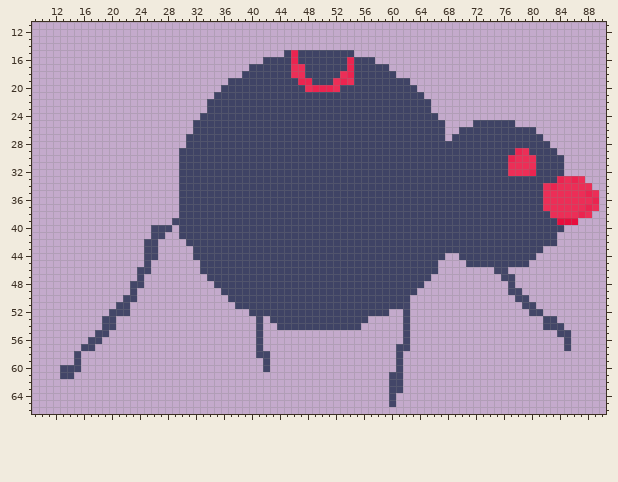
Sprite sheet, stored at Spider.gmx/sprites/images/sprPlayer_9.png. The first picture shows the starting point.
The file is 96x77 pixels. Pixels under 10% opacity are left out. Colours within 5 levels of each other are drawn and written as one. Shown: x 9..90, y 11..66.
New version:
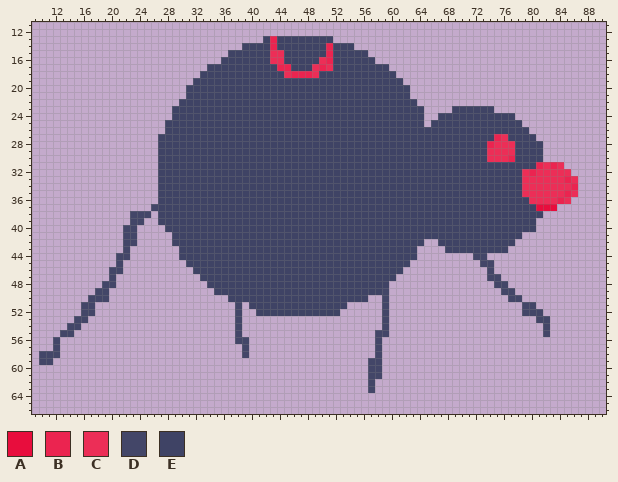
Palette (. is transparent): A #e80d3d  B #eb2450  C #ec2e57  D #3f4365f7  E #3f4365
The edit:
Changed rows in their new state; - is an unchanged pixel.
first column x 10:
13 --------------------------------EBEEEEEEEE--------------------------------------
14 -----------------------------EEEEBEEEEEEEBEEE-----------------------------------
15 ---------------------------EEEEEECC-E----B---EE---------------------------------
16 --------------------------EEEEEE-CC-E---CB--E-----------------------------------
17 ------------------------EEEEEE----BBEE-CBC--E-----------------------------------
18 -----------------------EEEEEE------CBBBC---EE-----------------------------------
19 ----------------------EEEEE----------EE---EEE-------.---------------------------
20 ---------------------EEEEE------------EEEEE----------.--------------------------
21 ---------------------EEEE----------------------------..-------------------------
22 --------------------EEEE------------------------------..------------------------
23 -------------------EEEEE-------------------------------.---EEEEEE---------------
24 -------------------EEEE--------------------------------..EEEEEEEEEEE------------
25 ------------------EEEE---------------------------------.--EEEE------E-----------
26 ------------------EEEE------------------------------------EE----------.---------
27 -----------------EEEE-------------------------------------E------BC----.--------
28 -----------------EEEE-------------------------------------------BCCC----.-------
29 -----------------EEE--------------------------------------------CCCCEE--..------
30 -----------------EEE--------------------------------------------CCC-EEE-...-----
31 -----------------EEE-----------------------------------------------EEEEBCBC-----
32 -----------------EEE-----------------------------------------------EE--CCCCC----
33 -----------------EEE-------------------------------------------------CCCCCCBC.--
34 -----------------EEE-------------------------------------------------CCC-C--B..-
35 -----------------EEE-------------------------------------------------CCC---B-...
36 -----------------EEE--------------------------------------------------CC--B-....
37 ----------------DEEE---------------------------------------------------AAA......
38 -------------DDD-EEE----------------------------------------------------.......-
39 -------------DD--EEE---------------------------------------------------......---
40 ------------DD--..EE---------------------------------------------------....-----
41 ------------DD--..-E-------------------------------------------------.....------
42 ------------DD-..--EE----------------------------------..-----------......------
43 ------------D--..---EE--------------------------------....---------.....--------
44 -----------DD--..---EE--------------------------------....--..DD.......---------
45 -----------D---.-----EE------------------------------....----..DD.....----------
46 ----------DD--..------E-----------------------------.....-------D..-------------
47 ----------D---.--------E---------------------------.....--------DD..------------
48 ---------DD--..---------E-------------------------.....----------DD.------------
49 --------DD---.-----------E-----------------------D....------------D-.-----------
50 -------DDD--..---------------------------------..D...--------------D-.----------
51 ------DD---..---------------D.--------------.....D...---------------------------
52 ------DD--...---------------D-.------------......D--.----------------D----------
53 -----DD--..-----------------D--.-..............--D--.------------------D-.------
54 ----DD---..-----------------D--.--............---D--.--------------------..-----
55 ---DD---..------------------D--.----------------DD--.-------------------D-..----
56 --D----..-------------------DD-.----------------D---.----------------------.----
57 --D---..---------------------D-.----------------D--..----------------------.----
58 DDD--.-----------------------D-..---------------D--.----------------------------
59 DD---.--------------------------.--------------DD--.----------------------------
60 ---...--------------------------.--------------DD--.----------------------------
61 ---..------------------------------------------DD-..----------------------------
62 -----------------------------------------------D--..----------------------------
63 -----------------------------------------------D--..----------------------------
64 --------------------------------------------------.-----------------------------
65 --------------------------------------------------.-----------------------------
Boxes around the changes in both pictures, in picture pixels (x1, y1, x2, y2):
changed: (39, 36, 599, 407)
